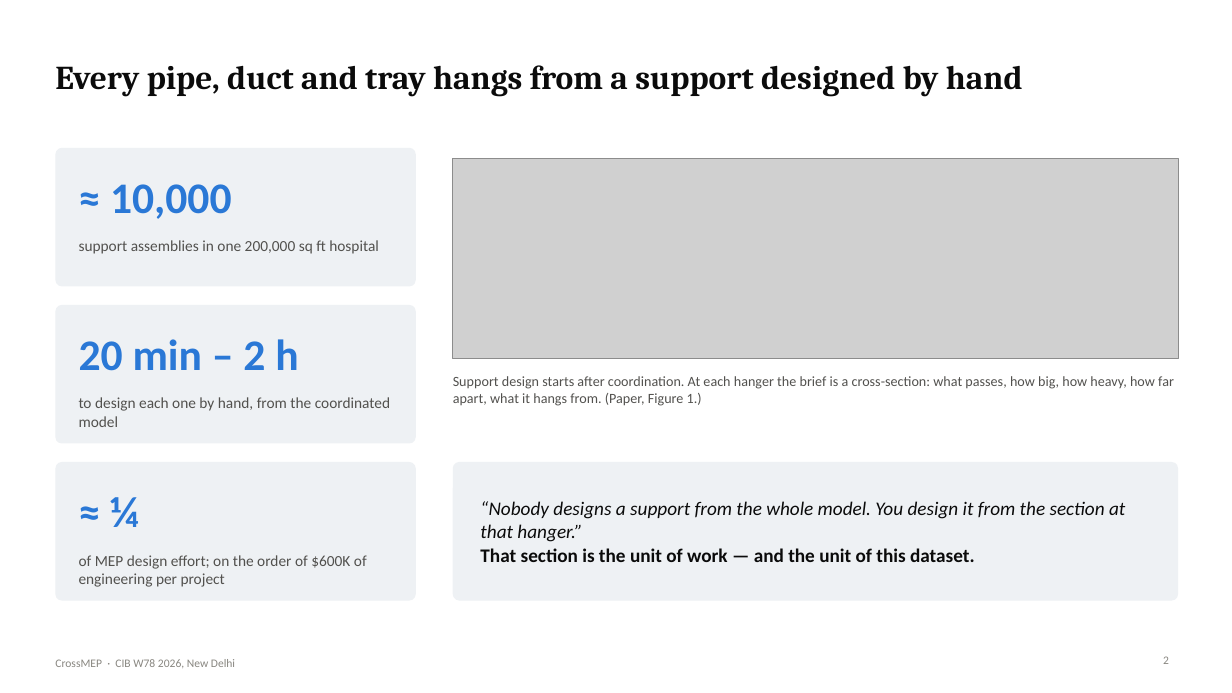
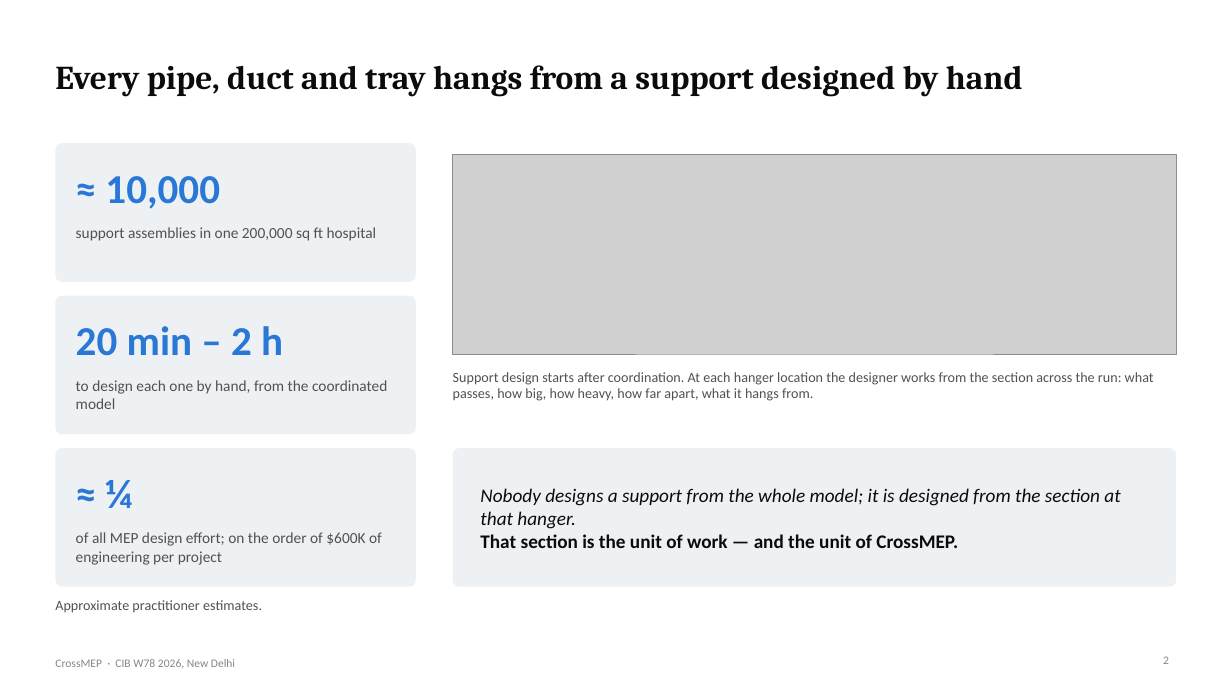
Before and after one commit to lavinia-ped/CrossMEP_Dataset, a slide deck: slide 2 of docs/CrossMEP_CIBW78_talk.pptx. Drawn at 1232x693 pixels with LibreOffice and Linux fonts; fonts in the diff are those of the drawing; grey boxes stand for pictures. Boxes give left, top, right and bottom in pixels: in the first picture for what was removed or moved away, otherwise in the second. Text is boxed around its words. In the diff, an @@ line names an element or a change of style, - is before the commit and + after.

```diff
--- a/docs/CrossMEP_CIBW78_talk.pptx
+++ b/docs/CrossMEP_CIBW78_talk.pptx
@@ rounded rectangle: place and size @@
-rounded rectangle at (55,148,416,287)
+rounded rectangle at (55,143,416,282)
@@ picture: place and size @@
-picture at (453,159,1178,360)
+picture at (453,154,1177,354)
@@ text "support assemblies in one 200,000 ...": place and size @@
-text "support assemblies in one 200,000 ..." at (79,240,379,254)
+text "support assemblies in one 200,000 ..." at (76,227,377,241)
@@ rounded rectangle: place and size @@
-rounded rectangle at (55,305,416,444)
+rounded rectangle at (55,296,416,434)
@@ text "20 min – 2 h": place and size @@
-text "20 min – 2 h" at (79,339,298,371)
+text "20 min – 2 h" at (76,326,283,356)
@@ text "to design each one by ...": place and size @@
-text "to design each one by ..." at (79,397,390,427)
+text "to design each one by ..." at (76,380,387,409)
@@ text at (453,372,1154,401): text changed @@
-Support design starts after coordination. At each hanger the brief is a cross-section: what passes, how big, how heavy, how far apart, what it hangs from. (Paper, Figure 1.)
+Support design starts after coordination. At each hanger location the designer works from the section across the run: what passes, how big, how heavy, how far apart, what it hangs from.
@@ rounded rectangle: place and size @@
-rounded rectangle at (55,462,416,601)
+rounded rectangle at (55,448,416,587)
@@ rounded rectangle: place and size @@
-rounded rectangle at (453,462,1178,601)
+rounded rectangle at (453,448,1177,587)
@@ size 34 to 32 pt in 3 elements at (105,176,220,209), (76,326,283,356), (105,480,132,508) @@
@@ text "≈ ¼": place and size @@
-text "≈ ¼" at (110,497,139,527)
+text "≈ ¼" at (105,480,132,508)
@@ text at (480,488,1120,548): text changed @@
-“Nobody designs a support from the whole model. You design it from the section at that hanger.”
-That section is the unit of work — and the unit of this dataset.
+Nobody designs a support from the whole model; it is designed from the section at that hanger.
+That section is the unit of work — and the unit of CrossMEP.
@@ text at (76,532,382,565): text changed @@
-of MEP design effort; on the order of $600K of engineering per project
+of all MEP design effort; on the order of $600K of engineering per project
@@ text added at (55,600,262,613), 11 pt, text #52514E @@
+Approximate practitioner estimates.
```
Also in this commit, not shown: 8 other slides changed, 7 slides added, 4 slides removed, 21 other files.
